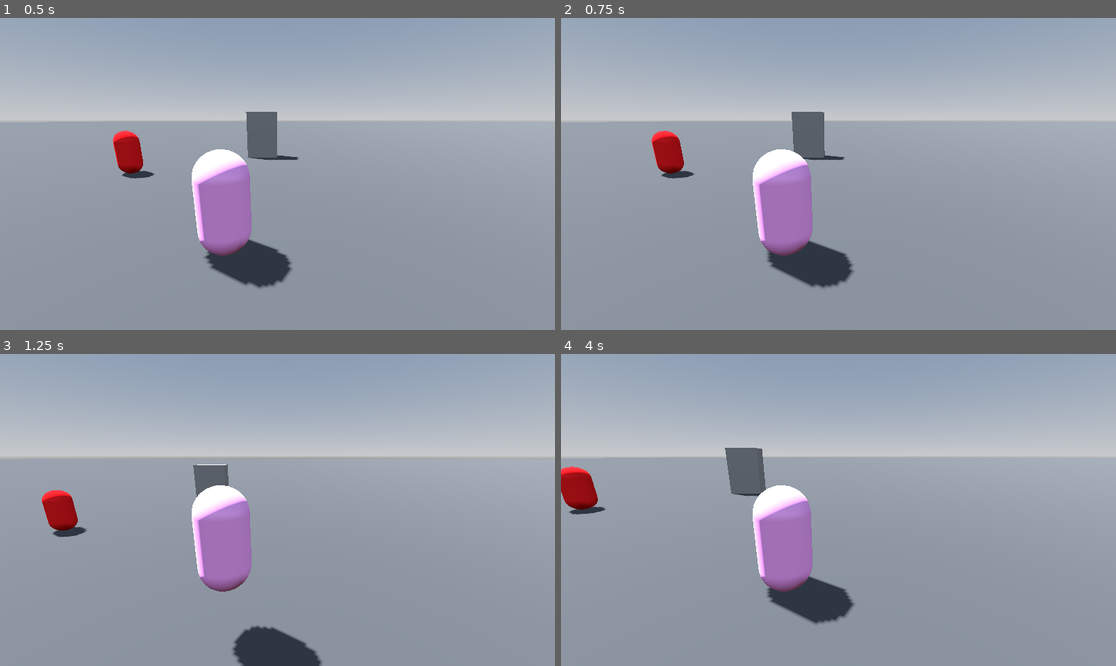
Above: before the commit, frames 1-4 (two rows, left to right).
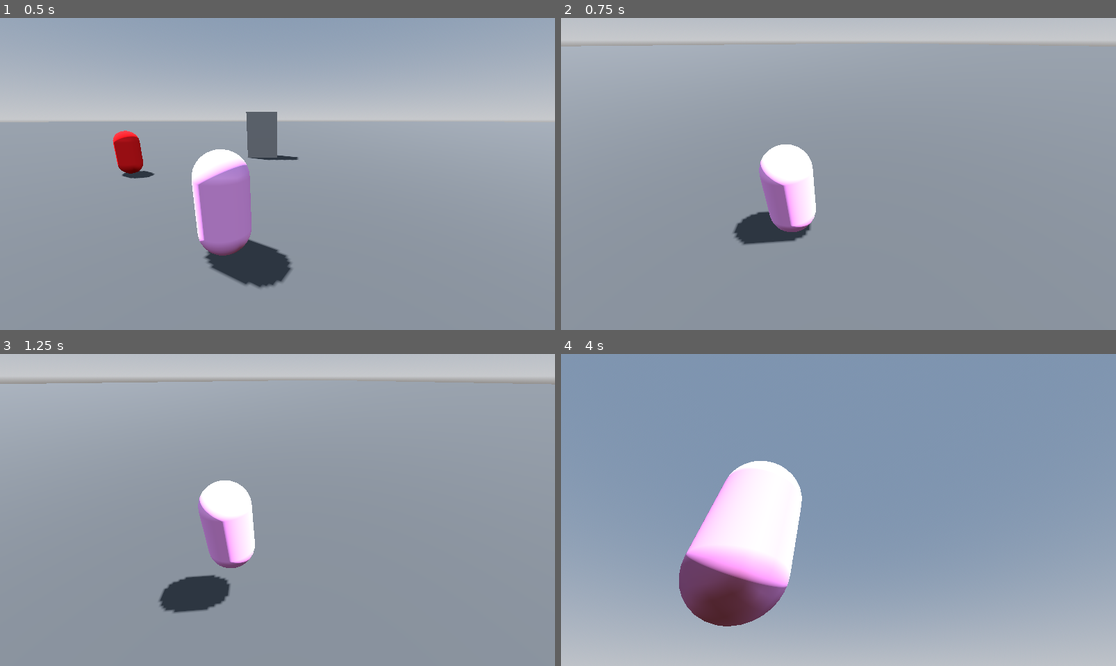
Above: after the commit, the same moments.

Repository: MGhaith/Smart-Pathfinding-System
Game: Godot game, scene res://scenes/main.tscn
The game is run twice, just before and just after one commit, with the same random seed, the same clock (stepped at 60 frames per second) and the same inputs.
Inputs (mouse positions are in pixels of both pictures, inside the frame that each line leads up to):
- Up to frame 1 (0.5 s): no input
- Up to frame 2 (0.75 s): tap Enter at 0.5 s; move the mouse to (960, 158) at 0.52 s; hold D (move_right) from 0.53 s (still down)
- Up to frame 3 (1.25 s): keep holding D (move_right); tap Space (jump) at 0.77 s
- Up to frame 4 (4 s): move the mouse to (727, 525) at 1.27 s; release D (move_right) at 1.28 s; hold S (backward) 1.28-2.03 s; tap Space (jump) at 1.52, 3.02, 3.77 s; move the mouse to (894, 441) at 2.02 s; hold D (move_right) 2.03-2.78 s; move the mouse to (810, 572) at 2.77 s; hold W (forward) 2.78-3.53 s; move the mouse to (1005, 556) at 3.52 s; hold A (move_left) from 3.53 s (still down)

Frame 1 is identical in both runs. In frame 2, 24% of the frame differs, in the area x 0-100%, y 0-87%; in frame 3, 25%; in frame 4, 62%, in the area x 0-100%, y 1-100%.

Commit message:
added camera rotation for player

Diff:
--- a/new-game-project/project.godot
+++ b/new-game-project/project.godot
@@ -42,6 +42,11 @@
 "events": [Object(InputEventKey,"resource_local_to_scene":false,"resource_name":"","device":-1,"window_id":0,"alt_press …(191 unchanged characters)…
 ]
 }
+quit={
+"deadzone": 0.5,
+"events": [Object(InputEventKey,"resource_local_to_scene":false,"resource_name":"","device":-1,"window_id":0,"alt_pressed":false,"shift_pressed":false,"ctrl_pressed":false,"meta_pressed":false,"pressed":false,"keycode":0,"physical_keycode":4194305,"key_label":0,"unicode":0,"location":0,"echo":false,"script":null)
+]
+}
 
 [rendering]
 
--- a/new-game-project/scenes/actors/player.tscn
+++ b/new-game-project/scenes/actors/player.tscn
@@ -10,9 +10,11 @@
 [sub_resource type="CapsuleMesh" id="CapsuleMesh_acjse"]
 material = SubResource("StandardMaterial3D_3d6ae")
 
-[node name="Player" type="CharacterBody3D"]
+[node name="Player" type="CharacterBody3D" node_paths=PackedStringArray("_camera_z_rotator", "_camera_y_rotator")]
 transform = Transform3D(1, 0, 0, 0, 1, 0, 0, 0, 1, 0, 1, 0)
 script = ExtResource("1_q7l3h")
+_camera_z_rotator = NodePath("CameraZRotator")
+_camera_y_rotator = NodePath("CameraZRotator/CameraYRotator")
 
 [node name="CollisionShape3D" type="CollisionShape3D" parent="."]
 shape = SubResource("CapsuleShape3D_f6f6i")
@@ -21,8 +23,13 @@
 mesh = SubResource("CapsuleMesh_acjse")
 skeleton = NodePath("../CollisionShape3D")
 
-[node name="SpringArm3D" type="SpringArm3D" parent="."]
-transform = Transform3D(1, 0, 0, 0, 1, 0, 0, 0, 1, -3.5, 1.5, 0)
+[node name="CameraZRotator" type="Node3D" parent="."]
+transform = Transform3D(1, 0, 0, 0, 1, 0, 0, 0, 1, 0, 1.5, 0)
 
-[node name="Camera3D" type="Camera3D" parent="SpringArm3D"]
+[node name="CameraYRotator" type="Node3D" parent="CameraZRotator"]
+
+[node name="SpringArm3D" type="SpringArm3D" parent="CameraZRotator/CameraYRotator"]
+transform = Transform3D(1, 0, 0, 0, 1, 0, 0, 0, 1, -3.5, 0, 0)
+
+[node name="Camera3D" type="Camera3D" parent="CameraZRotator/CameraYRotator/SpringArm3D"]
 transform = Transform3D(-4.37114e-08, 0.258819, -0.965926, 0, 0.965926, 0.258819, 1, 1.13133e-08, -4.2222e-08, 0, 0, 0)
--- a/new-game-project/scenes/main.tscn
+++ b/new-game-project/scenes/main.tscn
@@ -1,5 +1,6 @@
-[gd_scene load_steps=8 format=3 uid="uid://dt1cvhsoyuhic"]
+[gd_scene load_steps=9 format=3 uid="uid://dt1cvhsoyuhic"]
 
+[ext_resource type="Script" path="res://scripts/main_script.gd" id="1_bghpd"]
 [ext_resource type="PackedScene" uid="uid://ckxo7afhfdncn" path="res://scenes/actors/player.tscn" id="1_jhdt7"]
 [ext_resource type="PackedScene" uid="uid://b1amdvhwftmsr" path="res://scenes/actors/enemy.tscn" id="2_s8cwy"]
 
@@ -23,6 +24,7 @@
 size = Vector2(500, 500)
 
 [node name="Main" type="Node3D"]
+script = ExtResource("1_bghpd")
 
 [node name="DirectionalLight3D" type="DirectionalLight3D" parent="."]
 transform = Transform3D(-0.866025, -0.433013, 0.25, 0, 0.5, 0.866025, -0.5, 0.75, -0.433013, 0, 0, 0)
--- /dev/null
+++ b/new-game-project/scripts/main_script.gd
@@ -0,0 +1,14 @@
+extends Node3D
+
+
+# Called when the node enters the scene tree for the first time.
+func _ready() -> void:
+	Input.set_mouse_mode(Input.MOUSE_MODE_CAPTURED)
+
+func _input(event: InputEvent) -> void:
+	if event.is_action_pressed("quit"):
+		get_tree().quit()
+
+# Called every frame. 'delta' is the elapsed time since the previous frame.
+func _process(delta: float) -> void:
+	pass
--- a/new-game-project/scripts/player_script.gd
+++ b/new-game-project/scripts/player_script.gd
@@ -1,9 +1,18 @@
 extends CharacterBody3D
 
+@export_category("Player Nodes")
+@export var _camera_z_rotator: Node3D
+@export var _camera_y_rotator: Node3D
 
 const SPEED = 5.0
 const JUMP_VELOCITY = 4.5
 
+var _mouse_sensetivity = 0.01
+
+func _input(event: InputEvent) -> void:
+	if event is InputEventMouseMotion:
+		_camera_z_rotator.rotate_y(event.relative.x * _mouse_sensetivity)
+		_camera_y_rotator.rotate_z(event.relative.y * _mouse_sensetivity)
 
 func _physics_process(delta: float) -> void:
 	# Add the gravity.
